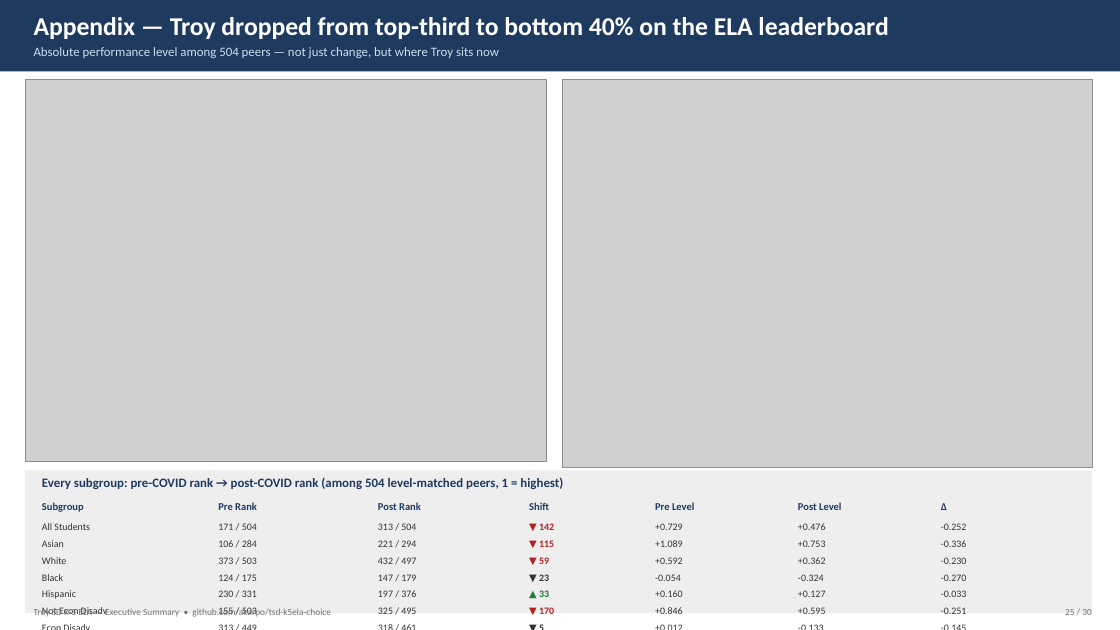
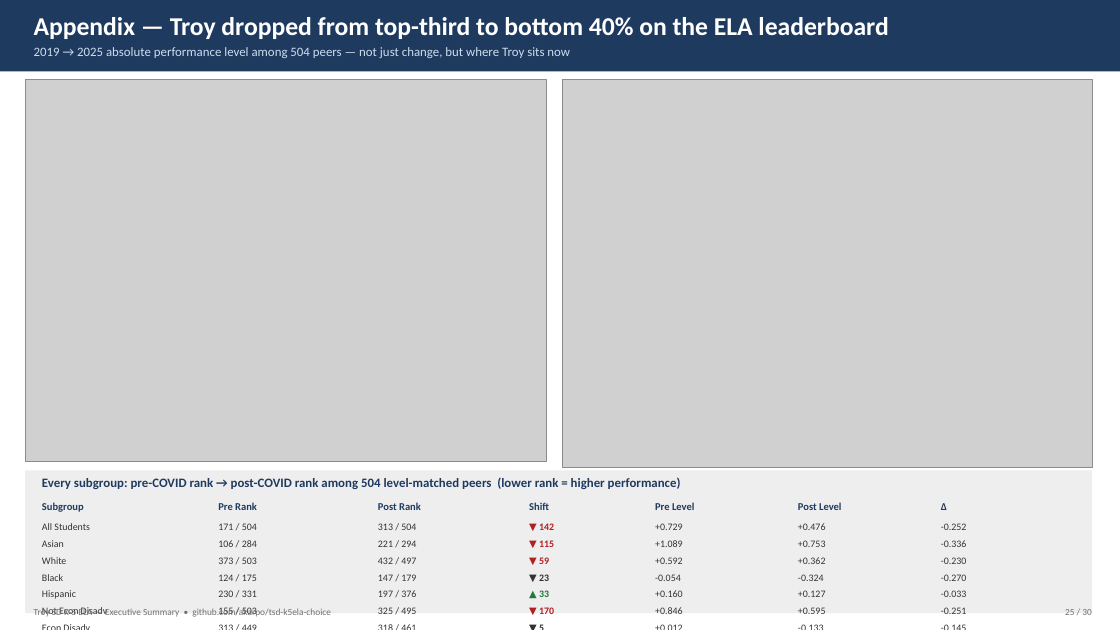
Before and after one commit to akarpo/tsd-k5ela-choice, a slide deck: slide 24 of analysis/Troy_K5_ELA_Executive_Summary.pptx. Drawn at 1120x630 pixels with LibreOffice and Linux fonts; fonts in the diff are those of the drawing; grey boxes stand for pictures. Boxes give left, top, right and bottom in pixels: in the first picture for what was removed or moved away, otherwise in the second. Text is boxed around its words. In the diff, an @@ line names an element or a change of style, - is before the commit and + after.

```diff
--- a/analysis/Troy_K5_ELA_Executive_Summary.pptx
+++ b/analysis/Troy_K5_ELA_Executive_Summary.pptx
@@ text at (34, 47, 570, 58): text changed @@
-Absolute performance level among 504 peers — not just change, but where Troy sits now
+2019 → 2025 absolute performance level among 504 peers — not just change, but where Troy sits now
@@ text at (42, 477, 681, 489): text changed @@
-Every subgroup: pre-COVID rank → post-COVID rank (among 504 level-matched peers, 1 = highest)
+Every subgroup: pre-COVID rank → post-COVID rank among 504 level-matched peers (lower rank = higher performance)
```
Also in this commit, not shown: 4 other files.
